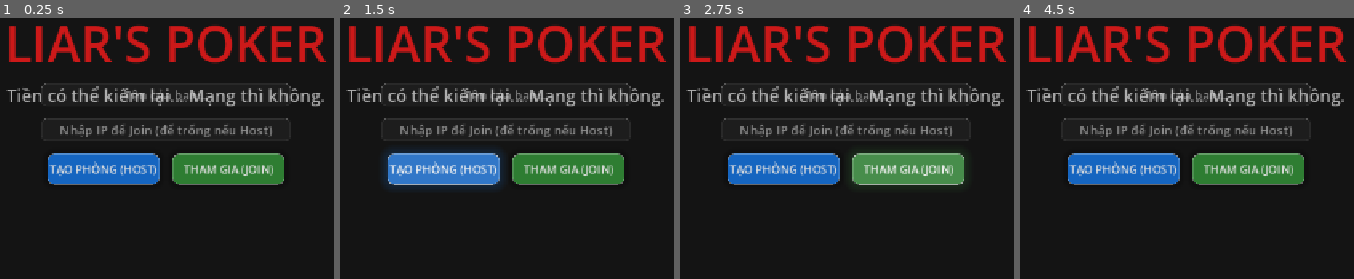
Above: before the commit, frames 1-4 (left to right).
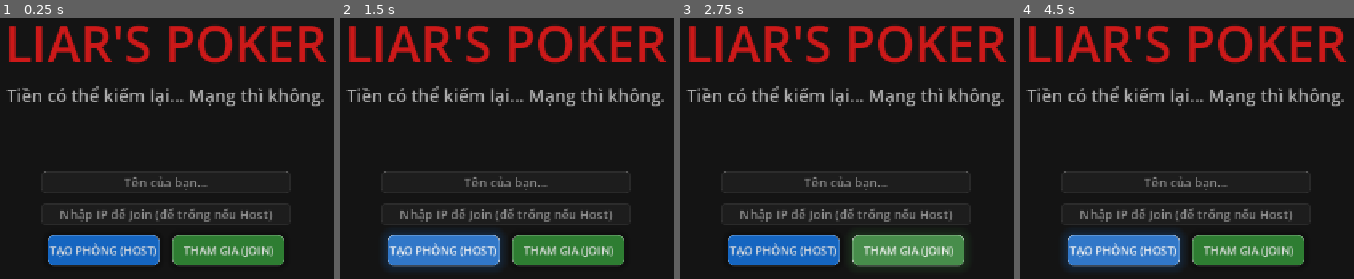
Above: after the commit, the same moments.

Repository: tquoc00/PokerGame
Game: Godot game, scene res://scenes/main/Menu.tscn
The game is run twice, just before and just after one commit, with the same random seed, the same clock (stepped at 60 frames per second) and the same inputs.
Inputs (mouse positions are in pixels of both pictures, inside the frame that each line leads up to):
- Up to frame 1 (0.25 s): no input
- Up to frame 2 (1.5 s): tap Enter at 0.5 s; move the mouse to (outside the picture) at 0.52 s; click "TẠO PHÒNG (HOST)" at 1.25 s
- Up to frame 3 (2.75 s): click "THAM GIA (JOIN)" at 2 s
- Up to frame 4 (4.5 s): move the mouse to (1026, 192) at 2.77 s; move the mouse to (1267, 72) at 3.52 s; move the mouse to (1146, 260) at 4.27 s

The runs differ from the first frame. In frame 1, 19% of the frame differs, in the area x 12-88%, y 24-95%; in frame 2, 21%, in the area x 12-88%, y 24-96%; in frame 3, 20%; in frame 4, 20%.

Commit message:
Fix UI overlapping by adjusting the dynamic vertical offset of input fields and hiding title/subtitle in lobby

Diff:
--- a/scripts/ui/MainMenu.gd
+++ b/scripts/ui/MainMenu.gd
@@ -26,15 +26,15 @@
 	input_focus.shadow_size = 10
 	input_focus.shadow_color = Color(0, 0.69, 1.0, 0.25)
 
-	# Root CenterContainer giúp toàn bộ UI tự động cân giữa hoàn hảo trên mọi kích thước màn hình
-	var center_root = CenterContainer.new()
-	center_root.set_anchors_preset(Control.PRESET_FULL_RECT)
-	add_child(center_root)
-
+	# Định vị VBoxContainer căn giữa ngang nhưng lệch dọc xuống dưới để tránh đè chữ lên Subtitle
 	var center = VBoxContainer.new()
-	center.custom_minimum_size = Vector2(400, 280)
-	center.add_theme_constant_override("separation", 20)
-	center_root.add_child(center)
+	center.set_anchors_preset(Control.PRESET_CENTER)
+	center.offset_left = -200
+	center.offset_right = 200
+	center.offset_top = 0 # Đẩy xuống dưới mốc Y=360 (Tâm màn hình)
+	center.offset_bottom = 290
+	center.add_theme_constant_override("separation", 15)
+	add_child(center)
 
 	username_input = LineEdit.new()
 	username_input.placeholder_text = "Tên của bạn..."
@@ -165,6 +165,12 @@
 		_show_lobby()
 
 func _show_lobby():
+	# Ẩn tiêu đề và phụ đề để giao diện sảnh chờ rộng rãi, chuyên nghiệp
+	var title = get_node_or_null("Title")
+	if title: title.hide()
+	var subtitle = get_node_or_null("Subtitle")
+	if subtitle: subtitle.hide()
+
 	lobby_panel.show()
 	_update_lobby()
 
